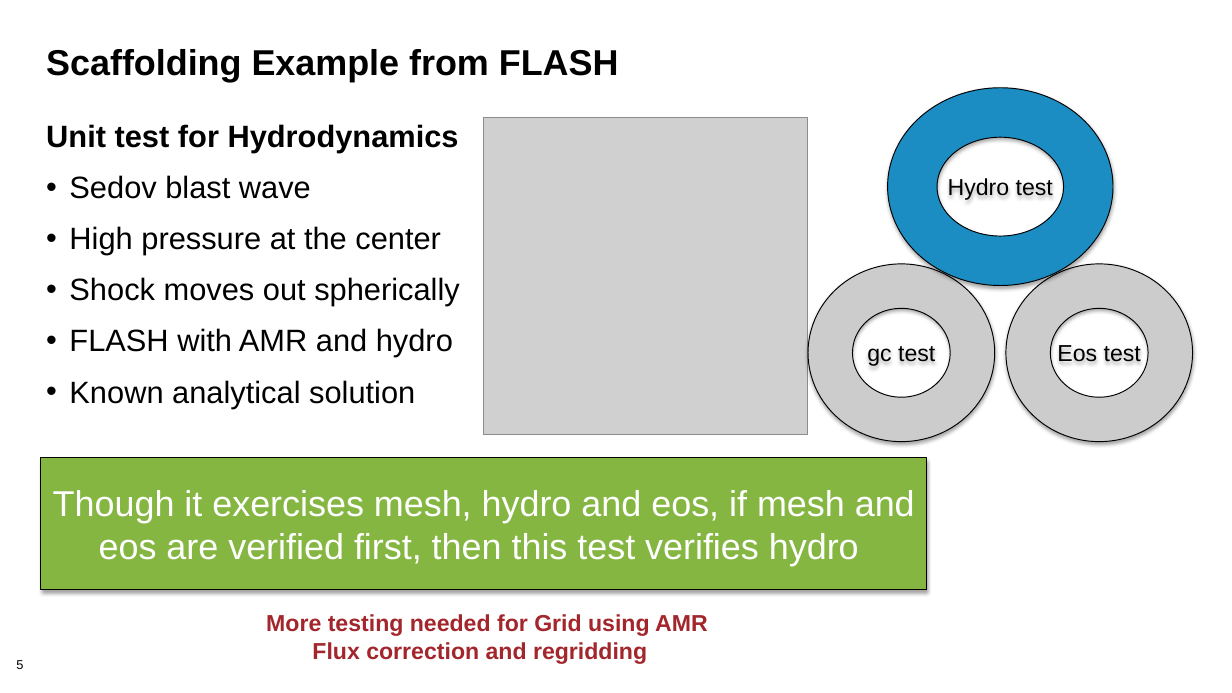
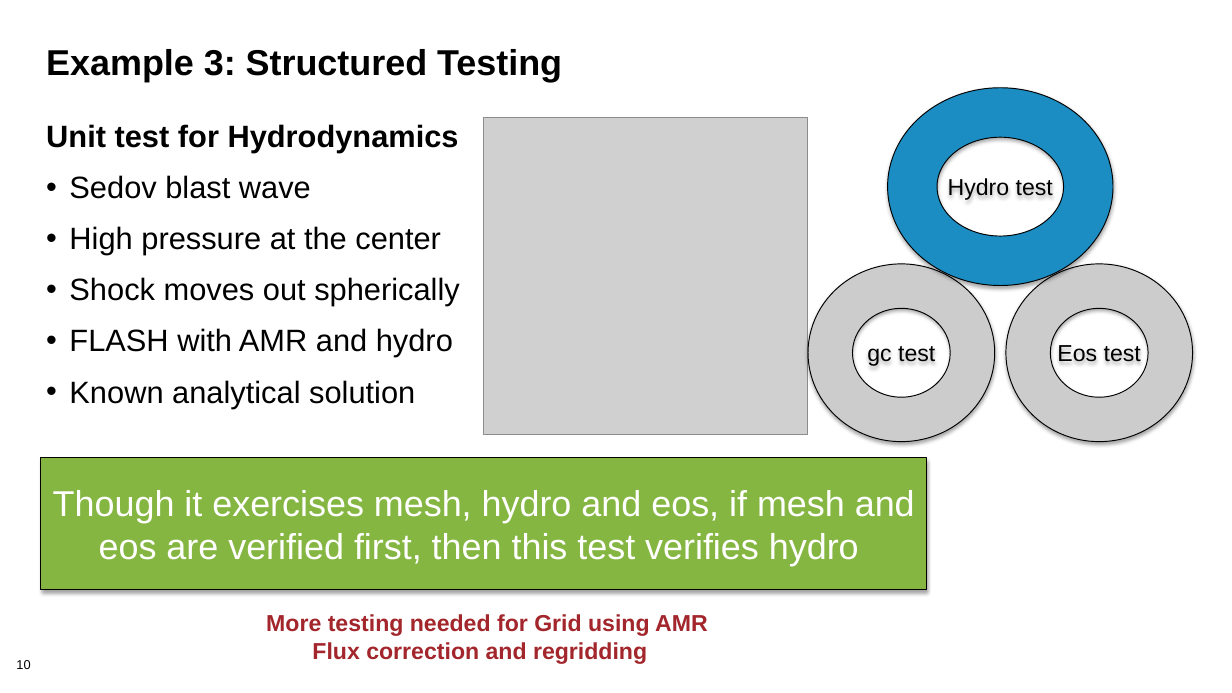
Before and after one commit to bssw-tutorial/presentations, a slide deck: slide 10 of final-presentations/2021-03-25-iss/06-testing2.pptx (slide 5 before the commit). Drawn at 1232x693 pixels with LibreOffice and Linux fonts; fonts in the diff are those of the drawing; grey boxes stand for pictures; background and template pictures are left out. Boxes give left, top, right and bottom in pixels: in the first picture for what was removed or moved away, otherwise in the second. Text is boxed around its words. In the diff, an @@ line names an element or a change of style, - is before the commit and + after.

Commit message:
Added testing talks.

```diff
--- a/final-presentations/2021-03-25-iss/06-testing2.pptx
+++ b/final-presentations/2021-03-25-iss/06-testing2.pptx
@@ title at [46,49,562,82]: text changed @@
-Scaffolding Example from FLASH
+Example 3: Structured Testing
@@ page number at [16,660,30,669]: text changed @@
-5
+10
```
Also in this commit, not shown: 7 other slides changed, 5 slides added.
